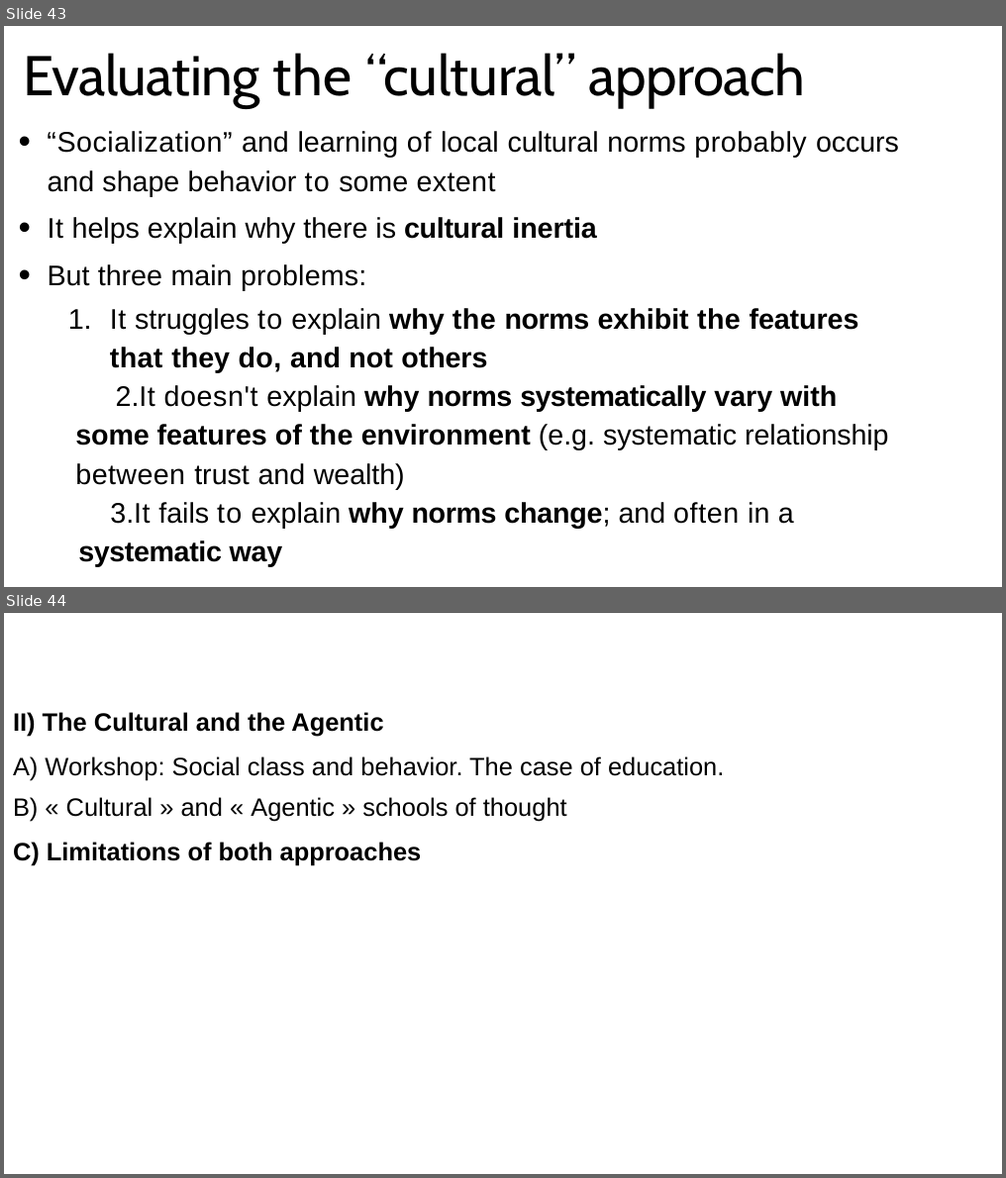
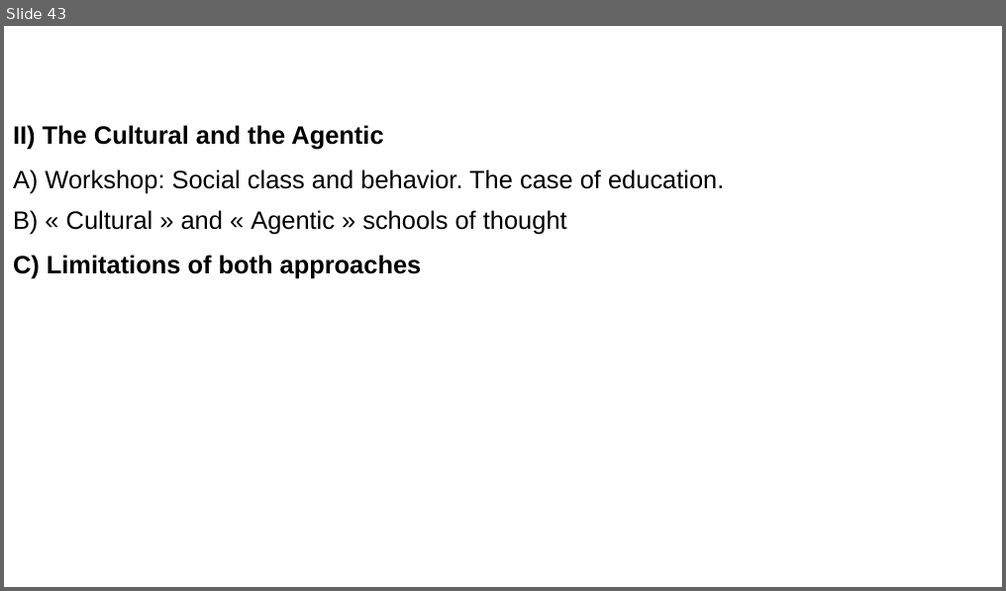
Before and after one commit to aminelasso/SOC501-2026, a slide deck: Week 3/Week 3.pptx. Shown one above the other, each under a label of ours: slides 43 and 44 before the commit, slide 43 after it. The pictures are 1006x1178 and 1006x591 pixels, drawn with LibreOffice and Linux fonts; fonts in the diff are those of the drawing. Boxes give left, top, right and bottom in pixels: in the first picture for what was removed or moved away, otherwise in the second. Text is boxed around its words. In the diff, an @@ line names an element or a change of style, - is before the commit and + after.

```diff
--- a/Week 3/Week 3.pptx
+++ b/Week 3/Week 3.pptx
@@ slide 43 removed at bbox=[4, 26, 1002, 587], background #FFFFFF @@
@@ title removed at bbox=[23, 53, 806, 108] @@
-Evaluating the “cultural” approach
@@ text removed at bbox=[47, 131, 899, 568] @@
-• “Socialization” and learning of local cultural norms probably occurs and shape behavior to some extent
-• It helps explain why there is cultural inertia
-• But three main problems:
-  1. It struggles to explain why the norms exhibit the features that they do, and not others
-  2. It doesn't explain why norms systematically vary with some features of the environment (e.g. systematic relationship between trust and wealth)
-  3. It fails to explain why norms change; and often in a systematic way
@@ what was slide 44 is now slide 43 @@
```
Also in this commit, not shown: 11 slides changed, 24 slides added, 1 other slide removed.
